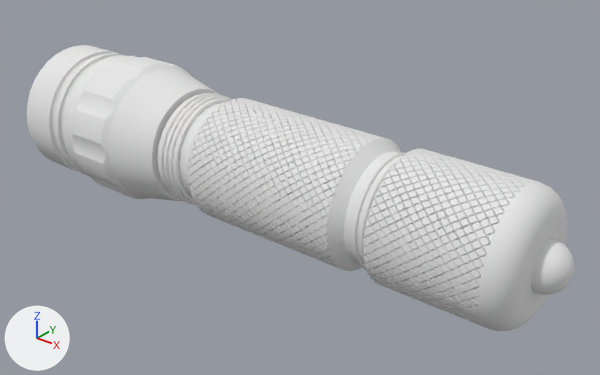
Two versions of the glTF model CAD Projects/Flashlight Prototype.glb, one commit apart.
One viewpoint serves both versions: a 50 mm camera at (23.16, -14.83, 9.04) aimed at (11.07, 0.28, -0.33). The axes (+X, +Y, +Z) are drawn at lower left. The lights are the same throughout. The older version comes first. Vertices at exactly the same position are counted once.

In view in the first picture: 'Flash Light Prototype'.
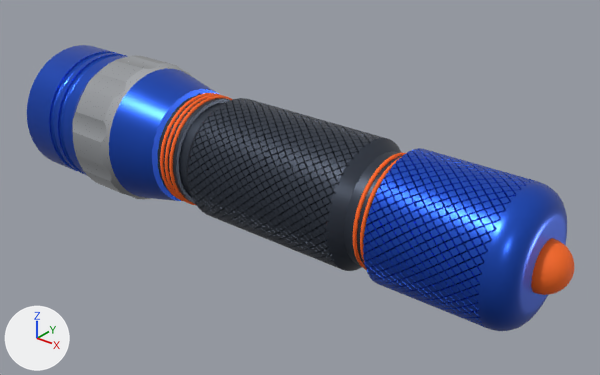
What differs and where, as boxes [x1, y1, x2, y2] in the pictures (600 x 375 px):
'Flash Light Prototype', surface changed, recoloured, turned: [27, 45, 574, 331] in both
part 1 of me_flash_light_prototype, recoloured: [158, 94, 402, 271] in both
part 2 of me_flash_light_prototype, recoloured: [27, 45, 567, 331] in both

The change, as a diff of the scene's bpy script:
```diff
--- a/CAD Projects/Flashlight Prototype.glb.py
+++ b/CAD Projects/Flashlight Prototype.glb.py
@@ mat_iron___polished @@
 mat_iron___polished.roughness = 1.0
+mat_iron___polished.metallic = 1.0
@@ mat_rubber___soft @@
 mat_rubber___soft = principled_material('Rubber_-_Soft')
-mat_rubber___soft.base_color = (0.8, 0.8, 0.8)  # white #e7e7e7
+mat_rubber___soft.base_color = (1.0, 0.144, 0.0103)  # orange #ff6a1a
 mat_rubber___soft.roughness = 1.0
@@ mat_steel___satin__cobalt @@
+mat_steel___satin__cobalt = principled_material('Steel_-_Satin (cobalt)')
+mat_steel___satin__cobalt.base_color = (0.0232, 0.105, 0.679)  # blue #2a5bd7
+mat_steel___satin__cobalt.metallic = 0.85
+mat_steel___satin__cobalt.roughness = 0.3
@@ mat_steel___satin__gunmetal @@
+mat_steel___satin__gunmetal = principled_material('Steel_-_Satin (gunmetal)')
+mat_steel___satin__gunmetal.base_color = (0.0595, 0.0723, 0.0999)  # greyish blue #454c59
+mat_steel___satin__gunmetal.metallic = 0.8
+mat_steel___satin__gunmetal.roughness = 0.36
@@ me_flash_light_prototype @@
 me_flash_light_prototype.from_pydata(...)  # 33679 vertices, 67956 faces; spans x 2.5..18.4, y -2.0..2.0, z -2.0..2.0
 # used by ob_flash_light_prototype; location = (0.0, 0.0, 0.0); rotation_euler = (1.571, 0.0, 0.0), in degrees (90, 0, 0)
+# me_flash_light_prototype part 1: 24428 faces spanning x 5.4..15.3, y -1.6..1.6, z -1.6..1.6 switch from mat_steel___satin (white #e7e7e7) to mat_steel___satin__gunmetal (greyish blue #454c59)
+# me_flash_light_prototype part 2: 21172 faces spanning x 2.5..17.8, y -1.9..1.9, z -1.9..1.9 switch from mat_steel___satin (white #e7e7e7) to mat_steel___satin__cobalt (blue #2a5bd7)
 me_flash_light_prototype.materials.append(mat_iron___polished)
@@ ob_flash_light_prototype @@
 ob_flash_light_prototype.location = (0.0, 0.0, 0.0)
-ob_flash_light_prototype.rotation_euler = (1.571, 0.0, 0.0)  # degrees (90, 0, 0)
```
